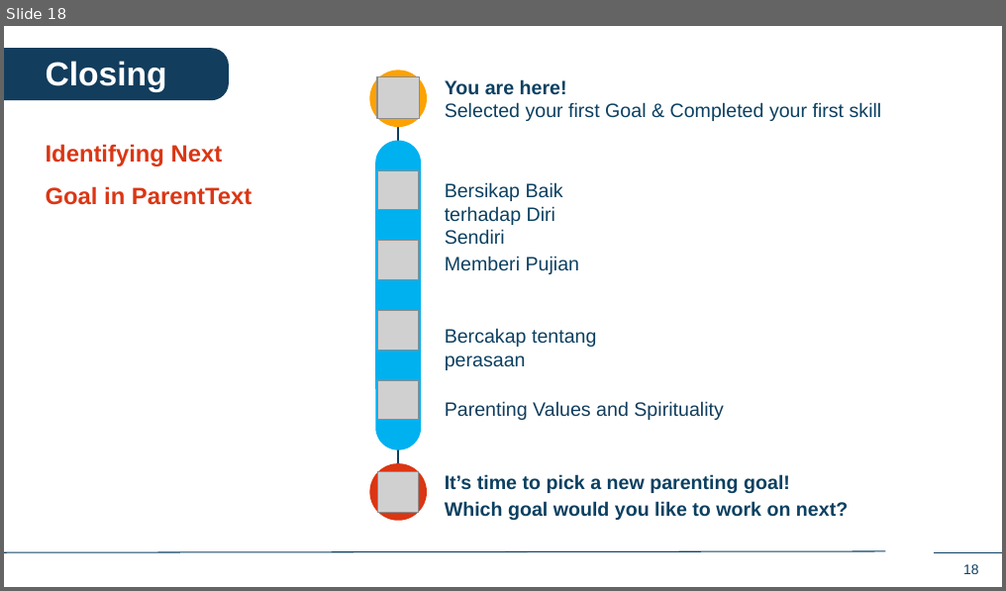
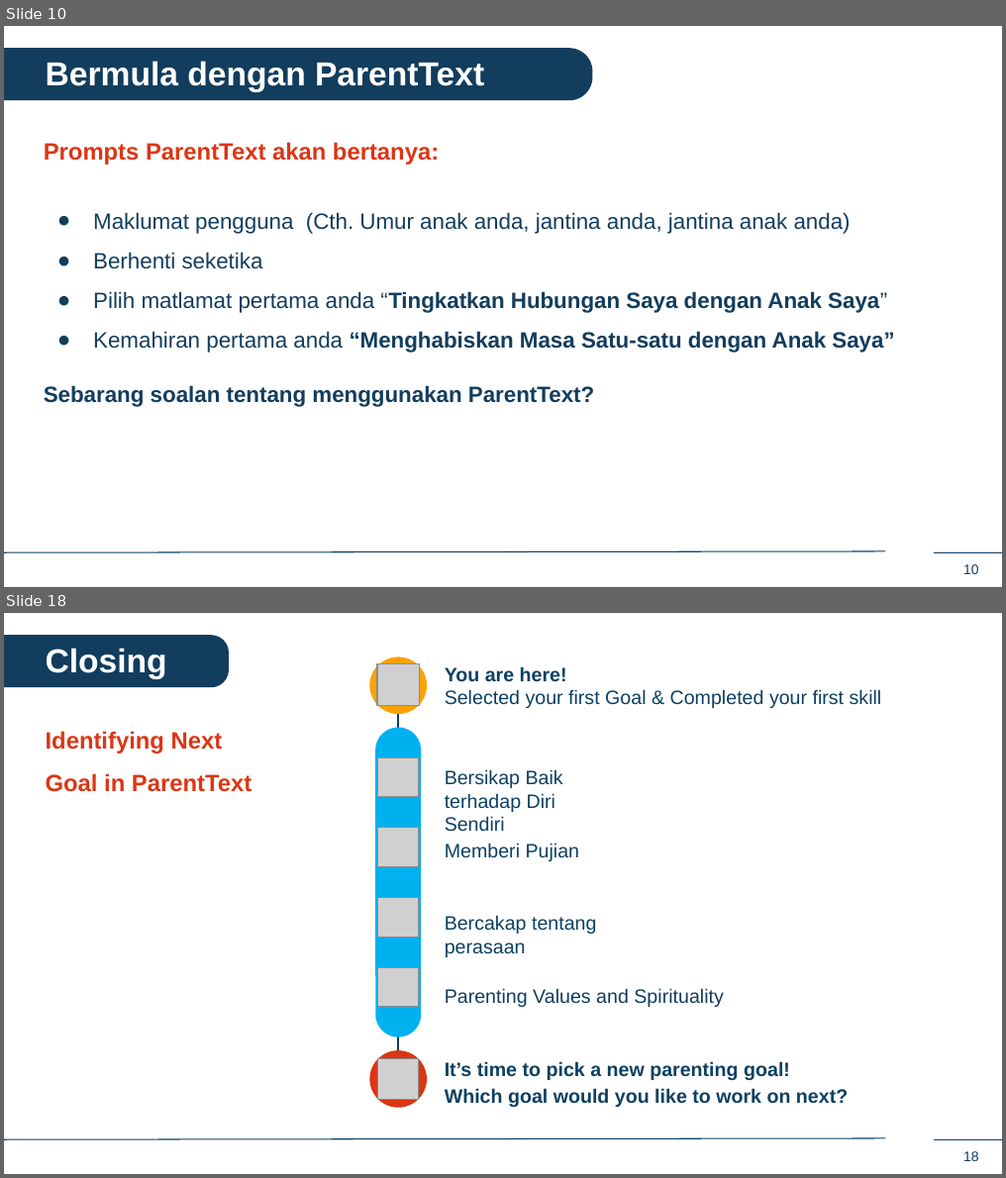
Before and after one commit to IDEMSInternational/plh-digital-content, a slide deck: translations/facilitator_app_malaysia/ms/ms_in_person_sessions.pptx. Shown one above the other, each under a label of ours: slide 18 before the commit, slides 10 and 18 after it; the slides between them are not shown. The pictures are 1006x591 and 1006x1178 pixels, drawn with LibreOffice and Linux fonts; fonts in the diff are those of the drawing; grey boxes stand for pictures; background and template pictures are left out. Boxes give left, top, right and bottom in pixels: in the first picture for what was removed or moved away, otherwise in the second. Text is boxed around its words. In the diff, an @@ line names an element or a change of style, - is before the commit and + after.

```diff
--- a/translations/facilitator_app_malaysia/ms/ms_in_person_sessions.pptx
+++ b/translations/facilitator_app_malaysia/ms/ms_in_person_sessions.pptx
@@ slide 10 added at (4,26,1002,587), background #FFFFFF; not listed: 3 template elements that a slide beside it also shows @@
@@ round same rect added at (5,48,593,100), fill #123D5D @@
@@ text added at (46,61,484,92), 24 pt, text #FFFFFF, bold @@
+Bermula dengan ParentText
@@ text added at (44,142,894,407), 16 pt, text #123D5D, bold @@
+Prompts ParentText akan bertanya:
+● Maklumat pengguna (Cth. Umur anak anda, jantina anda, jantina anak anda)
+● Berhenti seketika
+● Pilih matlamat pertama anda “Tingkatkan Hubungan Saya dengan Anak Saya”
+● Kemahiran pertama anda “Menghabiskan Masa Satu-satu dengan Anak Saya”
+Sebarang soalan tentang menggunakan ParentText?
```
Also in this commit, not shown: 5 slides changed, 11 other slides added, 12 slides removed.
